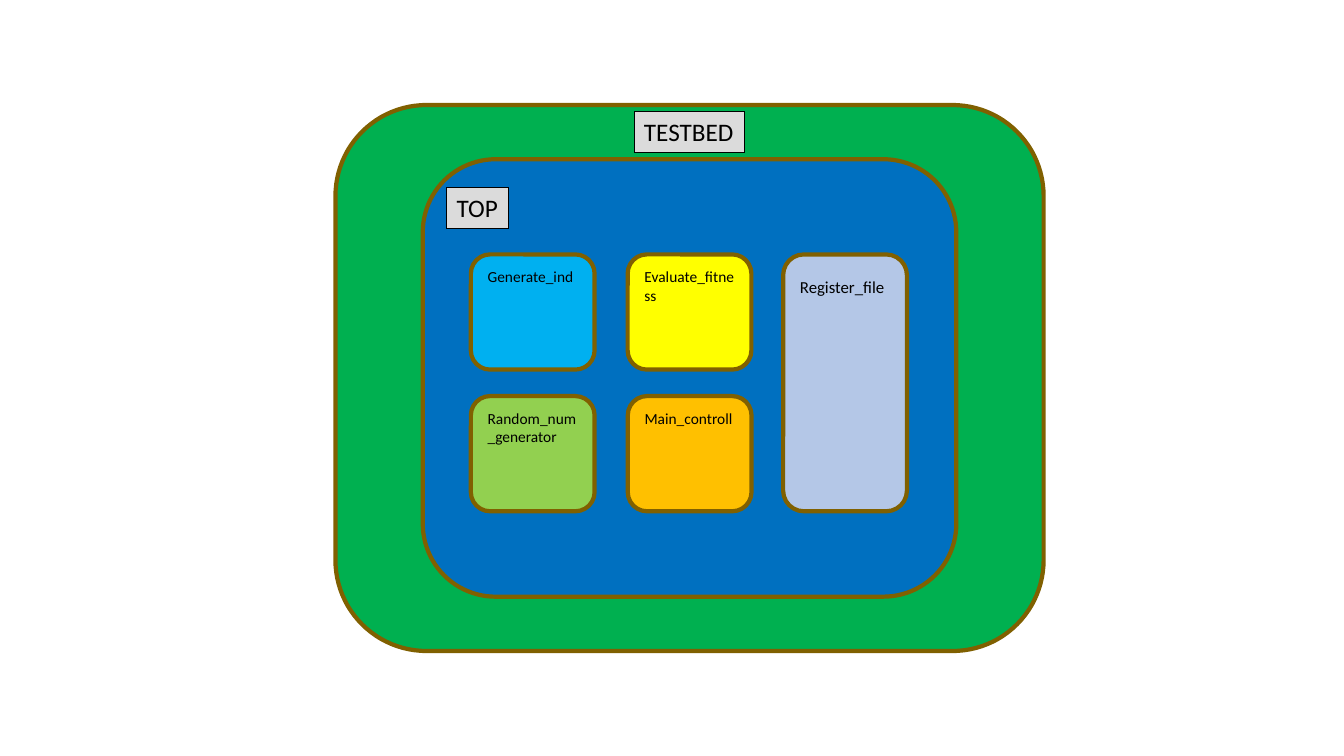
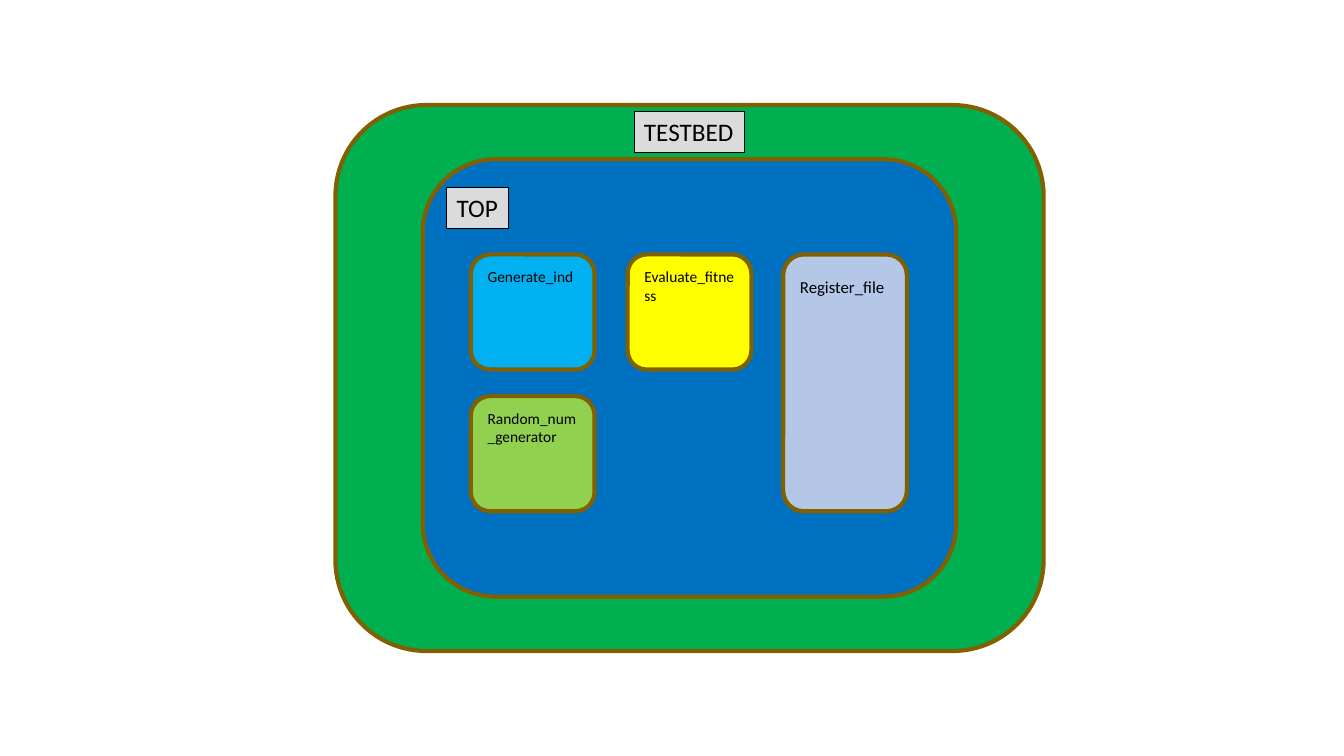
Before and after one commit to sicajc/EC_FINAL_PROJECT, a slide deck: slide 1 of EC_FINAL_PROJECT-unknown/EC_FINAL_PROJECT-unknown/doc/structure.pptx. Drawn at 1344x756 pixels with LibreOffice and Linux fonts; fonts in the diff are those of the drawing. Boxes give left, top, right and bottom in pixels: in the first picture for what was removed or moved away, otherwise in the second. Text is boxed around its words. In the diff, an @@ line names an element or a change of style, - is before the commit and + after.

```diff
--- a/EC_FINAL_PROJECT-unknown/EC_FINAL_PROJECT-unknown/doc/structure.pptx
+++ b/EC_FINAL_PROJECT-unknown/EC_FINAL_PROJECT-unknown/doc/structure.pptx
@@ rounded rectangle removed at (628,396,752,511) @@
@@ text removed at (645,413,733,426) @@
-Main_controll
```
Also in this commit, not shown: 3 other slides changed, 1 slide removed, 13 other files.
